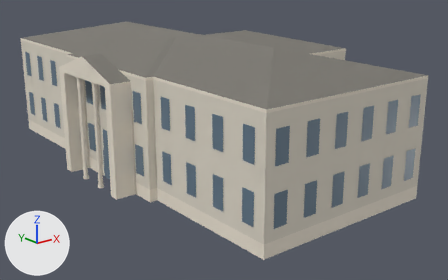
An edit to the glTF model models/dc-au-hurst-hall.glb, drawn before and after from the same camera.
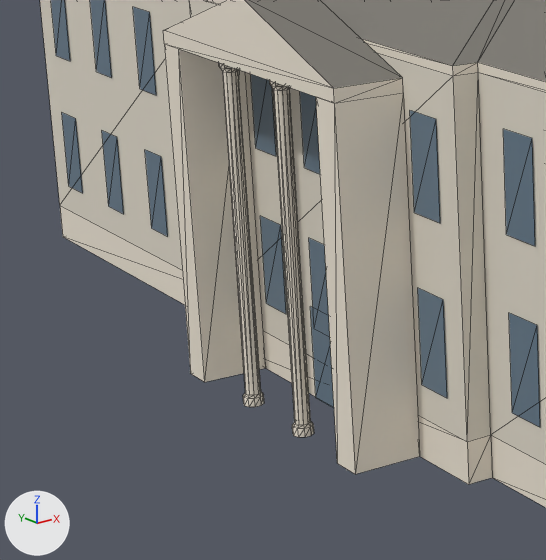
Each version appears first whole from a 50 mm lens placed at (-48.1, -65.5, 27.6), pointed at (1.5, -3.5, 2.9), and next in a close-up on the part from 2% to 39% of the width and 21% to 80% of the height. Arrows for +X, +Y and +Z are at lower left; the lights stay in place. The first two pictures are the older version. The close-ups show mesh edges as thin lines. Vertices at exactly the same position are counted once.

Objects in the first close-up: 'Hurst Hall'.
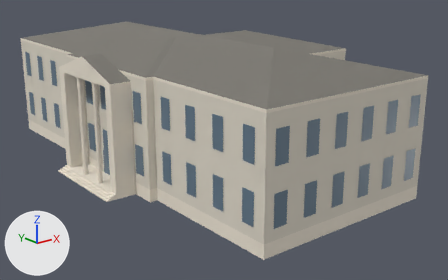
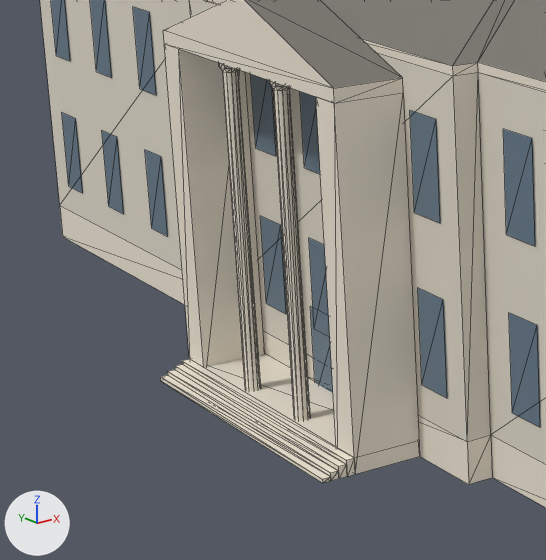
Commit message: Refine Hurst Hall

Location of each change, (x1, y1, x2, y2) in pixels of the close-ups (546 x 560 px):
part 1 of me_hurst_hall, added (pale yellow)
    after: (160, 354, 355, 483)

The change, as a diff of the scene's bpy script:
```diff
--- a/models/dc-au-hurst-hall.glb.py
+++ b/models/dc-au-hurst-hall.glb.py
@@ me_hurst_hall @@
 # used by ob_hurst_hall; location = (0.0, 0.0, 0.0)
-me_hurst_hall.from_pydata(...)  # 540 vertices, 503 faces; spans x -16.6..17.7, y -27.6..27.7, z 0.0..17.0
+me_hurst_hall.from_pydata(...)  # 566 vertices, 537 faces; spans x -17.8..17.7, y -27.6..27.7, z 0.0..17.0
+# me_hurst_hall part 1
+# 13 vertices are added at x -17.8..-14.1, y -6.4, z 0.0..0.6
+# 13 new vertices lie (0.0, 12.8, 0.0) away from vertices in x -17.8..-14.1, y -6.4, z 0.0..0.6
+# 34 new faces join them, mat_stone_trim (pale yellow #eee5d5)
 me_hurst_hall.materials.append(mat_masonry)
```
